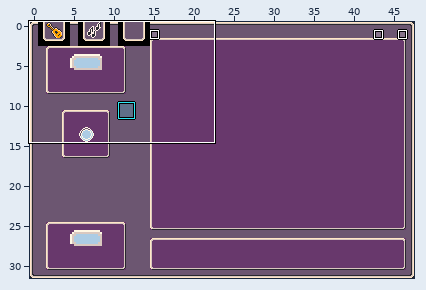
LDtk project: sample/sfx-editor/sfx-editor.ldtk. Above, an overview of the earlier version with the close-up marked.
Close-up. The starting point:
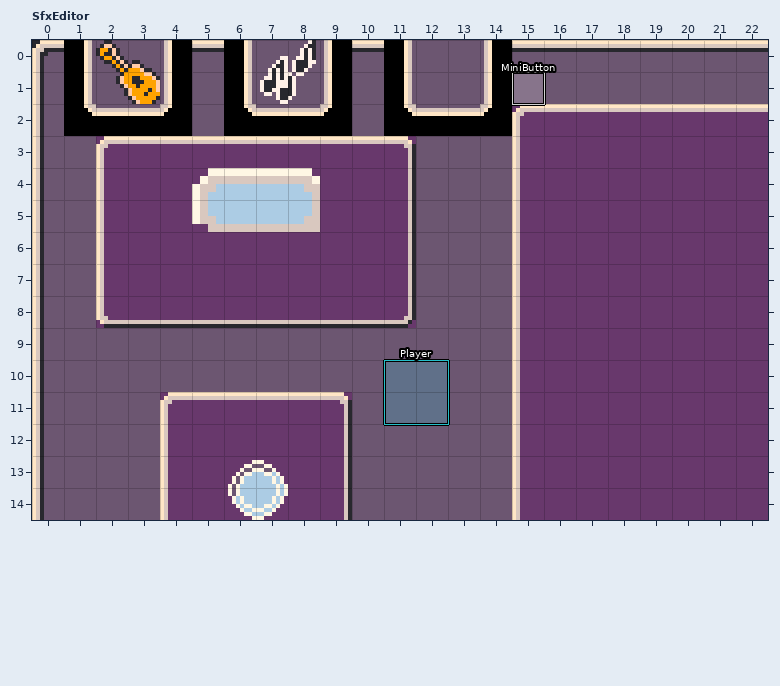
Cells are 8x8 px. Shown: SfxEditor x 0..22, y 0..14. The commit also changed other parts of the map, which this record leaves out.
After the commit:
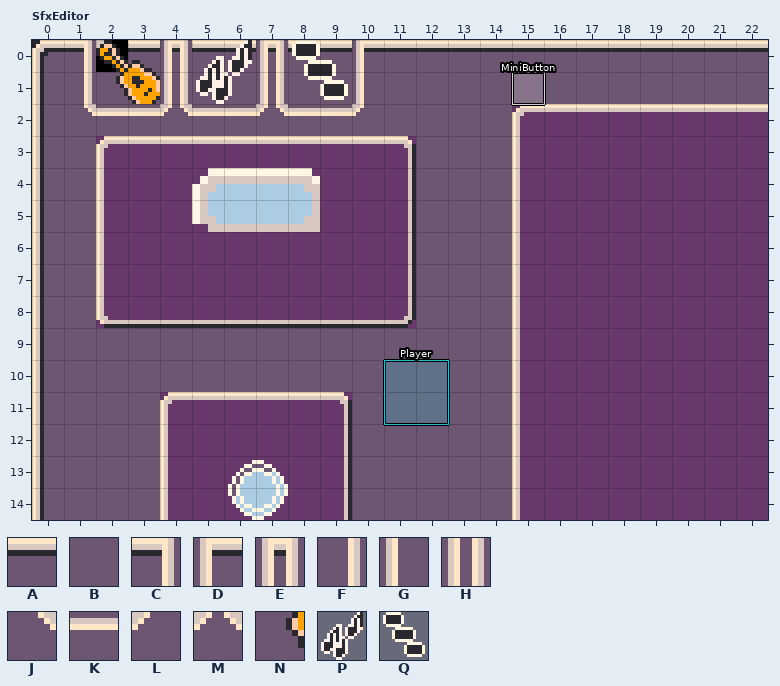
Key: from "Borders_8x8": A 30, B 62, C 30 under 16, D 30 under 18, E 30 under 19, F 62 under 16, G 62 under 18, H 62 under 19, J 62 under 48, K 62 under 49, L 62 under 50, M 62 under 50 under 51; from "Menu": N 1; from "Spritesheet_16x16": P 82, Q 83.
_ is an empty cell.
Objects are placed by their top-left corner, in cells (3,4 is the top-left corner of cell 3,4); size is 1x1 cell unless given.
Diff:
Layer "Background":
Tile C is added in row 0 at x 1.
Tile D replaces tile A in row 0 at x 10.
Tile E is added in row 0 at x 4 and 7.
Tile F is added in row 1 at x 1.
Tile G replaces tile B in row 1 at x 10.
Tile H is added in row 1 at x 4 and 7.
Tile J is added in row 2 at x 1.
Tile K is added in row 2 at x 2 to 3, 6 and 8 to 9.
Tile K replaces tile B in row 2 at x 5.
Tile L replaces tile B in row 2 at x 10.
Tile M is added in row 2 at x 4 and 7.
Layer "Menu":
Tile N is gone in row 0 at x 1, 3 to 4, 6 to 9 and 11 to 14; in row 1 at x 1, 4, 6 to 9, 11 and 14; in row 2 at x 1 to 4, 6 to 9 and 11 to 14.
Layer "Widgets":
Object P "ModeButton" at 7,0 size 2x2 becomes P "ModeButton" at 5,0 size 2x2.
A new object: Q "ModeButton" at 8,0 size 2x2.
